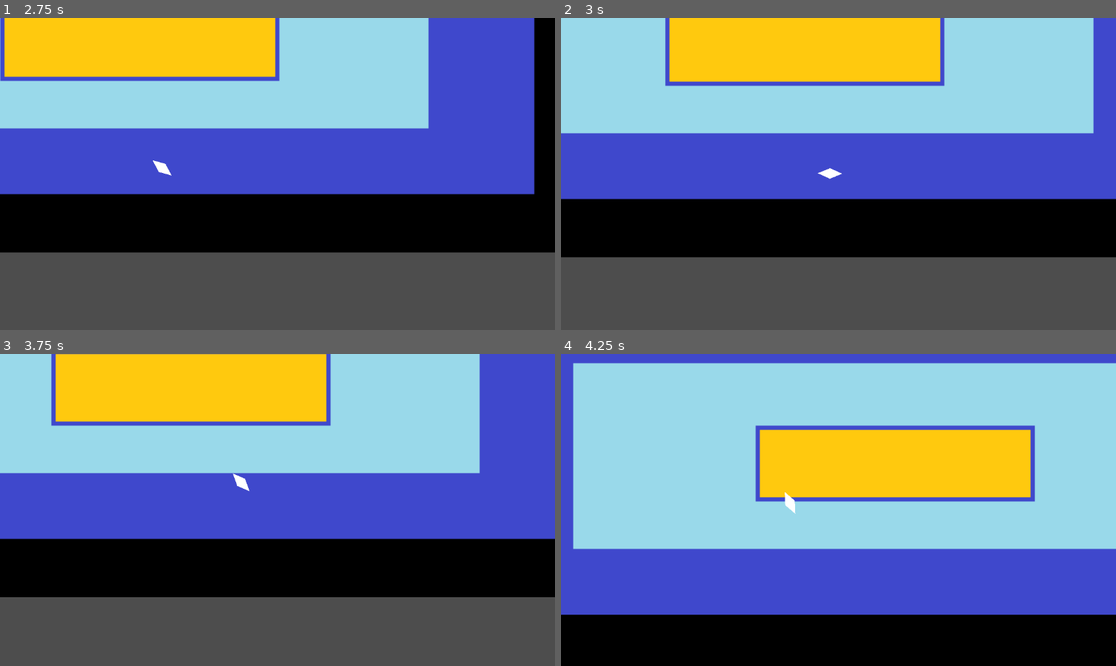
Above: before the commit, frames 1-4 (two rows, left to right).
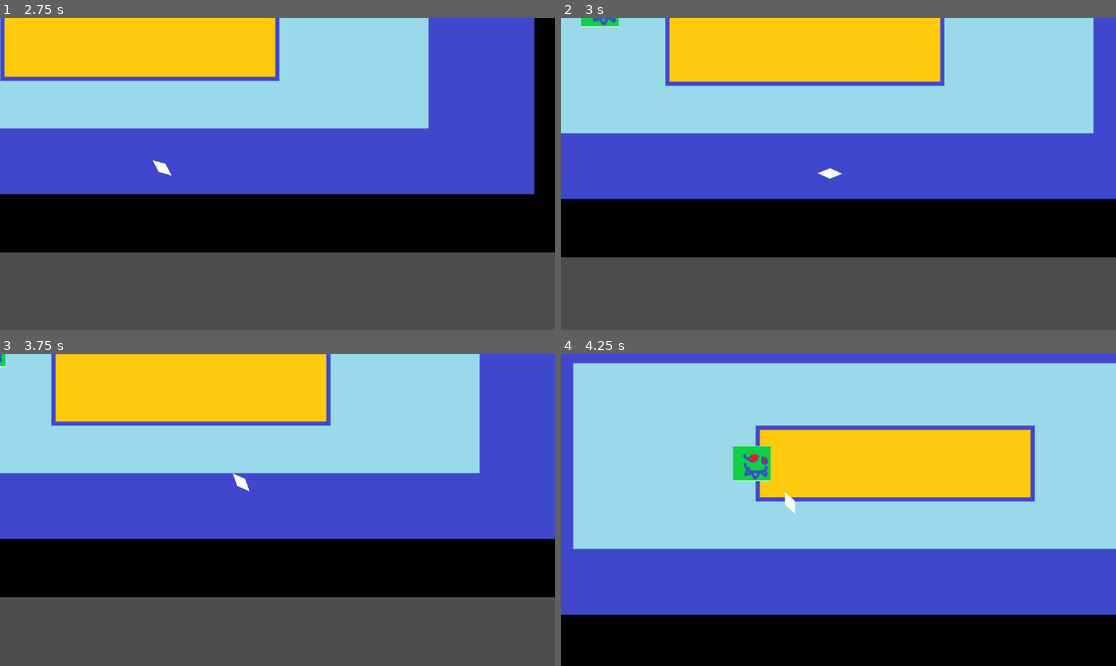
Above: after the commit, the same moments.

Repository: Wilbow86/RogerRhombus
Game: Godot game, scene res://node_2d.tscn
Two runs of this game, one before a commit and one after it. Both use one fixed random seed, a clock stepped at 60 frames per second and the inputs below.
Inputs (mouse positions are in pixels of both pictures, inside the frame that each line leads up to):
- Up to frame 1 (2.75 s): move the mouse to (249, 236) at 0.52 s; hold W (up) 0.53-2.03 s; tap Space (dash) at 0.6, 1.35, 2.1 s; move the mouse to (444, 220) at 1.27 s; move the mouse to (111, 127) at 2.02 s; hold A (left) from 2.03 s (still down)
- Up to frame 2 (3 s): keep holding A (left); move the mouse to (866, 174) at 2.77 s; tap Space (dash) at 2.85 s
- Up to frame 3 (3.75 s): move the mouse to (194, 432) at 3.52 s; release A (left) at 3.53 s; hold S (down) from 3.53 s (still down); tap Space (dash) at 3.6 s
- Up to frame 4 (4.25 s): keep holding S (down)

Frame 1 is identical in both runs. In frame 2, 0.2% of the frame differs, in the area x 3-11%, y 0-3%; in frame 3, less than 0.1%; in frame 4, 0.8%, in the area x 30-38%, y 29-41%.

Commit message:
Added the enemy

Diff:
--- a/Rhombus_Game/Character/PlayerCharacter.tscn
+++ b/Rhombus_Game/Character/PlayerCharacter.tscn
@@ -8,6 +8,7 @@
 
 [node name="CharacterBody2D" type="CharacterBody2D"]
 rotation = 1.5708
+collision_layer = 3
 script = ExtResource("1_mqwg1")
 metadata/DashDir = Vector2(0, 0)
 metadata/DashTime = 0
--- /dev/null
+++ b/Rhombus_Game/enemy_body_2d.gd
@@ -0,0 +1,20 @@
+extends CharacterBody2D
+@export var target_to_chase: CharacterBody2D
+@export var speed = 25
+var player_chase = false
+var player = null
+
+
+func _physics_process(delta):
+	if player_chase:
+		position += (player.position - position)/ speed #target_to_chase
+
+
+func _on_area_2d_body_entered(body):
+	player = body
+	player_chase = true
+
+
+func _on_area_2d_body_exited(body):
+	player = null
+	player_chase = false
--- /dev/null
+++ b/Rhombus_Game/enemy_body_2d.tscn
@@ -0,0 +1,32 @@
+[gd_scene load_steps=5 format=3 uid="uid://dfjyna1l3bbon"]
+
+[ext_resource type="Script" path="res://enemy_body_2d.gd" id="1_eq66q"]
+[ext_resource type="Texture2D" uid="uid://caenpce5xxto2" path="res://art/Untitled.png" id="1_m6owv"]
+
+[sub_resource type="RectangleShape2D" id="RectangleShape2D_0vp1p"]
+size = Vector2(76, 71)
+
+[sub_resource type="CircleShape2D" id="CircleShape2D_heh2l"]
+radius = 404.599
+
+[node name="enemyBody2D" type="CharacterBody2D"]
+script = ExtResource("1_eq66q")
+
+[node name="CollisionShape2D" type="CollisionShape2D" parent="."]
+position = Vector2(-9, 5.5)
+shape = SubResource("RectangleShape2D_0vp1p")
+
+[node name="Untitled" type="Sprite2D" parent="."]
+position = Vector2(-10, 5)
+texture = ExtResource("1_m6owv")
+
+[node name="Area2D" type="Area2D" parent="."]
+collision_layer = 2
+collision_mask = 2
+
+[node name="CollisionShape2D" type="CollisionShape2D" parent="Area2D"]
+position = Vector2(-6, 6)
+shape = SubResource("CircleShape2D_heh2l")
+
+[connection signal="body_entered" from="Area2D" to="." method="_on_area_2d_body_entered"]
+[connection signal="body_exited" from="Area2D" to="." method="_on_area_2d_body_exited"]
--- a/Rhombus_Game/node_2d.tscn
+++ b/Rhombus_Game/node_2d.tscn
@@ -1,7 +1,8 @@
-[gd_scene load_steps=3 format=3 uid="uid://lrainu2w6pkf"]
+[gd_scene load_steps=4 format=3 uid="uid://lrainu2w6pkf"]
 
 [ext_resource type="PackedScene" uid="uid://n2pq8gc4kxqk" path="res://Character/PlayerCharacter.tscn" id="1_w7yvb"]
 [ext_resource type="Texture2D" uid="uid://cq23y4vwiqjsj" path="res://art/tempBackground.png" id="2_egmje"]
+[ext_resource type="PackedScene" uid="uid://dfjyna1l3bbon" path="res://enemy_body_2d.tscn" id="3_ubj4i"]
 
 [node name="Game_Level" type="Node2D"]
 
@@ -18,3 +19,6 @@
 position = Vector2(-45, -35)
 scale = Vector2(1.72924, 1.72924)
 texture = ExtResource("2_egmje")
+
+[node name="enemyBody2D" parent="." instance=ExtResource("3_ubj4i")]
+position = Vector2(-394, -76)
Binary file added: Rhombus_Game/art/Untitled.png
Not shown, added: Rhombus_Game/art/Untitled.png.import
